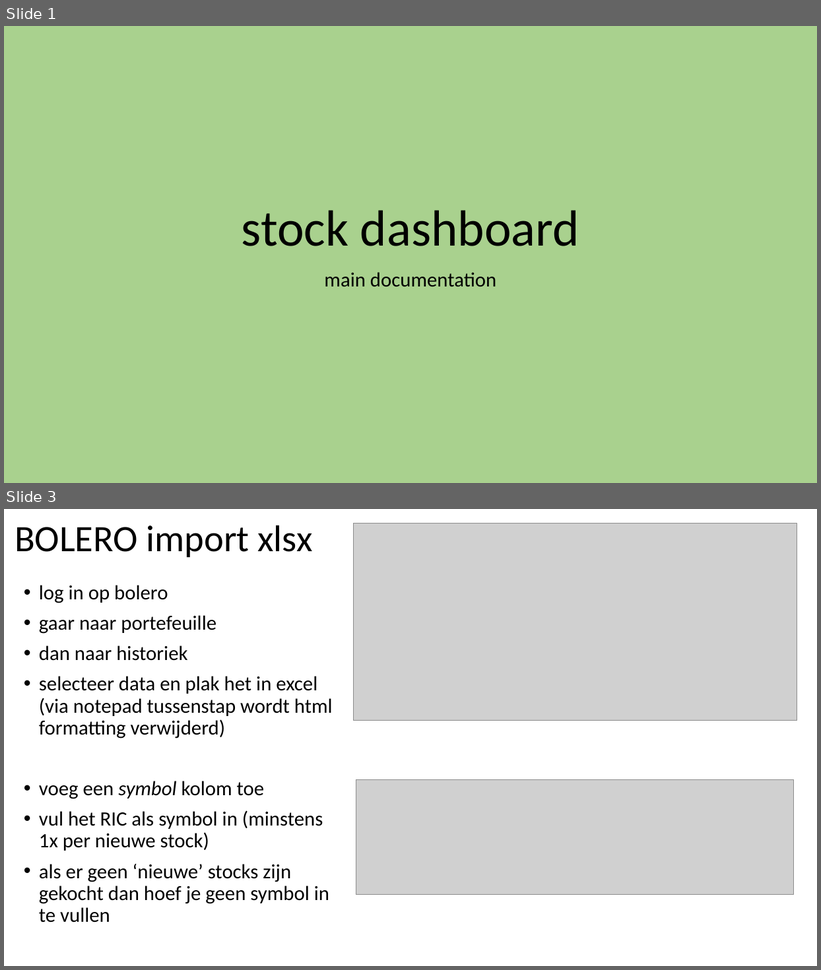
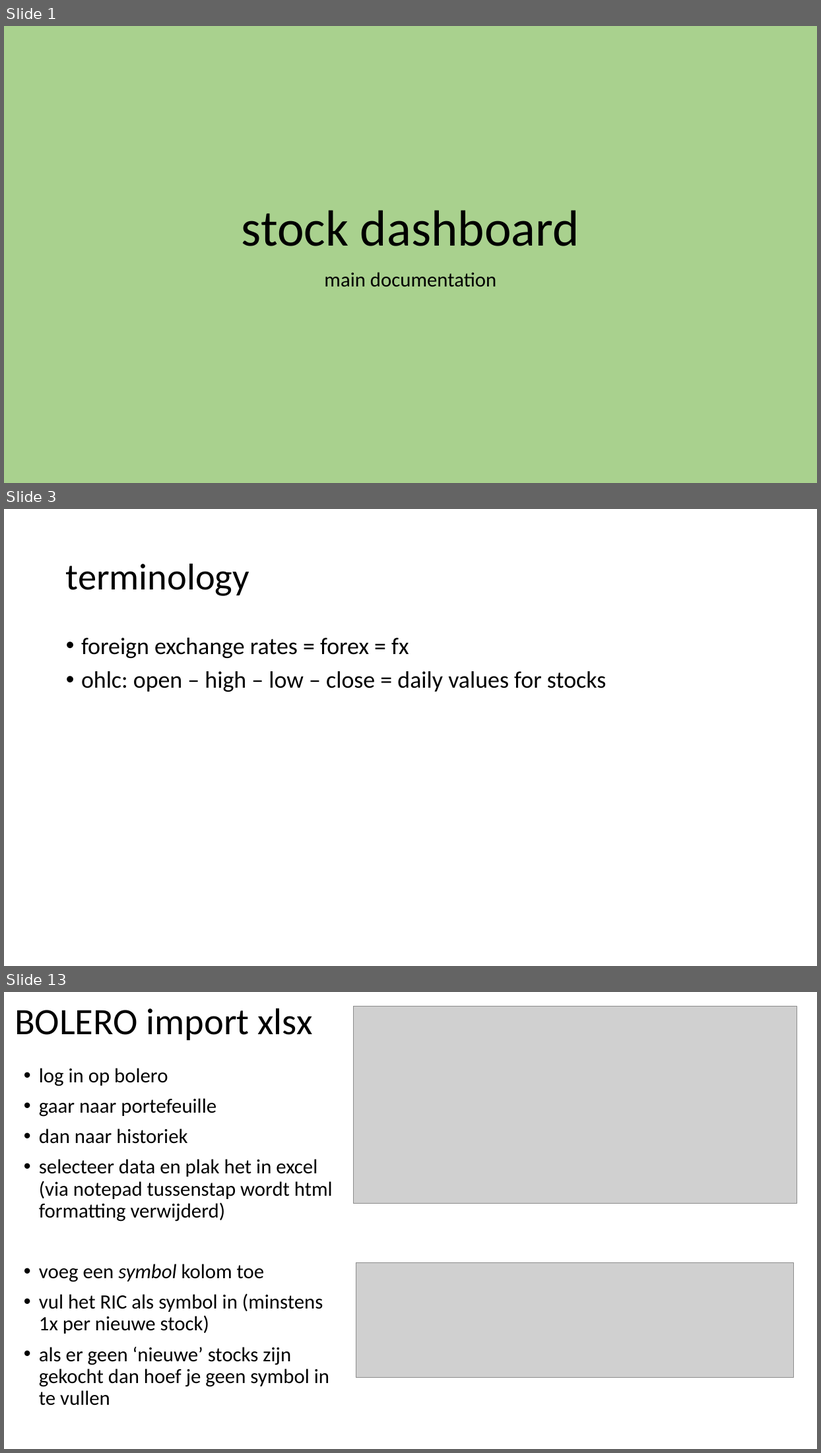
Before and after one commit to jorritvm/stocks_dashboard, a slide deck: doc/stock_dashboard_documentation.pptx. Shown one above the other, each under a label of ours: slides 1 and 3 before the commit, slides 1, 3 and 13 after it; the slides between them are not shown. The pictures are 821x970 and 821x1453 pixels, drawn with LibreOffice and Linux fonts; fonts in the diff are those of the drawing; grey boxes stand for pictures. Boxes give left, top, right and bottom in pixels: in the first picture for what was removed or moved away, otherwise in the second. Text is boxed around its words. In the diff, an @@ line names an element or a change of style, - is before the commit and + after.

Commit message:
add fx rates bulk importer

```diff
--- a/doc/stock_dashboard_documentation.pptx
+++ b/doc/stock_dashboard_documentation.pptx
@@ slide 3 added at [4,509,817,966], background #FFFFFF @@
@@ title added at [66,563,250,596], 44 pt, text #000000 @@
+terminology
@@ text added at [81,638,606,692], 28 pt, text #000000 @@
+• foreign exchange rates = forex = fx
+• ohlc: open – high – low – close = daily values for stocks
@@ what was slide 3 is now slide 13 @@
```
Also in this commit, not shown: 3 slides changed, 7 other slides added, 3 slides removed, 15 other files.
